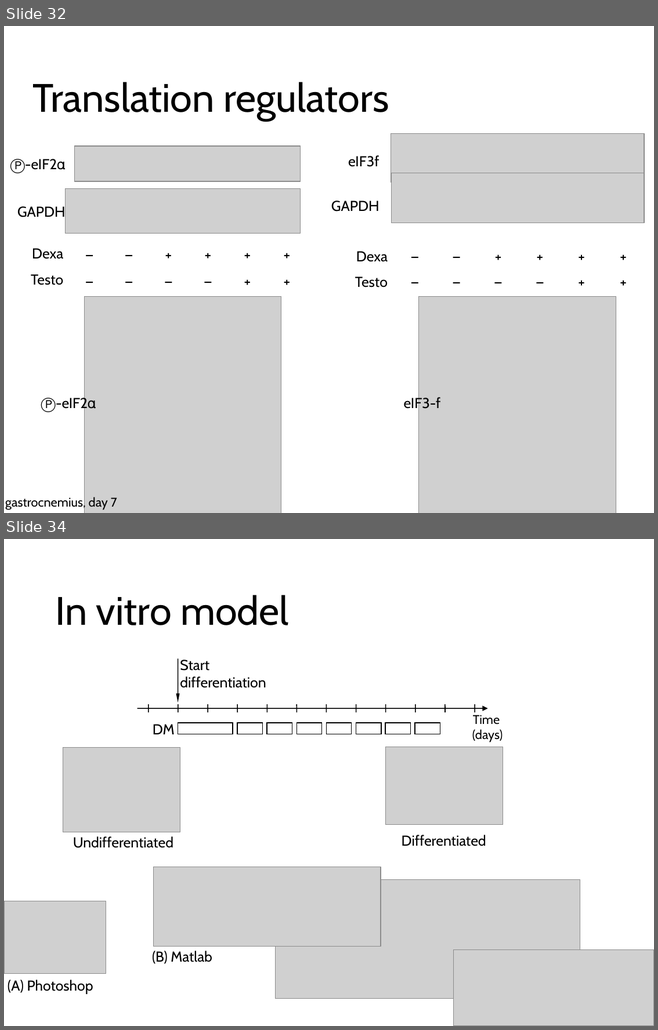
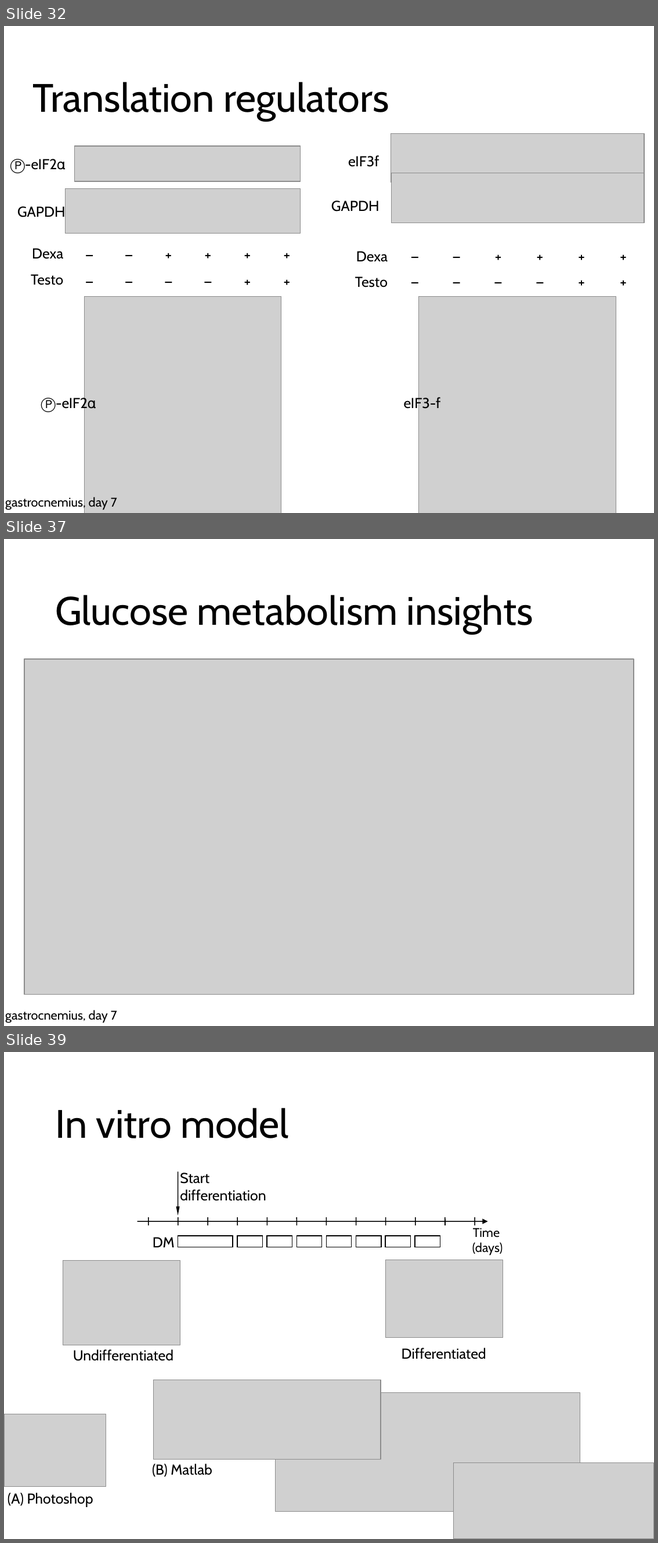
Before and after one commit to nvalexander/dissertation, a slide deck: defense.pptx. Shown one above the other, each under a label of ours: slides 32 and 34 before the commit, slides 32, 37 and 39 after it; the slides between them are not shown. The pictures are 658x1030 and 658x1543 pixels, drawn with LibreOffice and Linux fonts; fonts in the diff are those of the drawing; grey boxes stand for pictures. Boxes give left, top, right and bottom in pixels: in the first picture for what was removed or moved away, otherwise in the second. Text is boxed around its words. In the diff, an @@ line names an element or a change of style, - is before the commit and + after.

```diff
--- a/defense.pptx
+++ b/defense.pptx
@@ slide 37 added at [4, 539, 654, 1026], background #FFFFFF @@
@@ title added at [55, 595, 533, 634], 44 pt, text #000000 @@
+Glucose metabolism insights
@@ picture added at [24, 659, 633, 995] @@
@@ text added at [5, 1010, 117, 1023], 14 pt, text #000000 @@
+gastrocnemius, day 7
@@ what was slide 34 is now slide 39 @@
```
Also in this commit, not shown: 1 slide changed, 4 other slides added.
